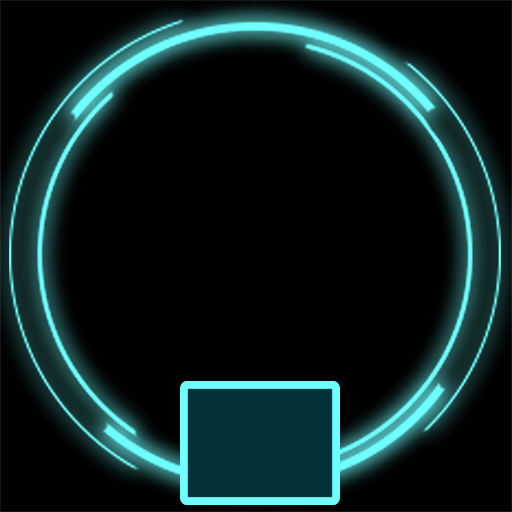
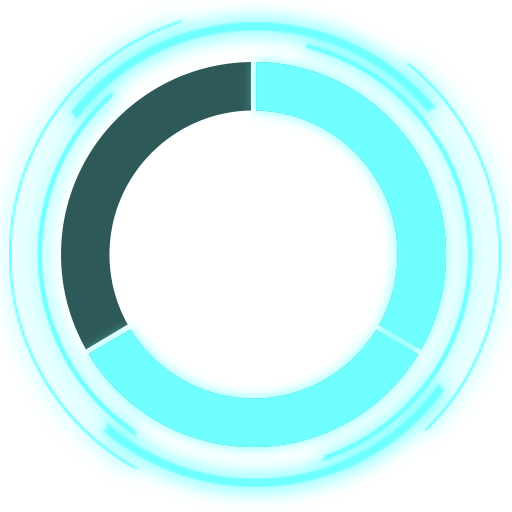
Layers edited between the first and the second (512, 512) image:
removed layer "Rounded Rectangle 1" over [180,381,340,505]
added group "Ranks" with 15 layers above "Rings" over [45,46,462,464]
added group "RankB" (1st of 2, in "Ranks") with 2 layers in group "Ranks" over [75,46,462,463]
added layer "RankB" (2nd of 2, in "Ranks" › "RankB") in group "RankB" over [87,62,446,447]
added layer "RankB Glow" in group "RankB" over [75,46,462,463]
added group "NoRank" with 1 layers in group "Ranks" over [61,62,446,447]
added layer "Ellipse 1 copy 4" (95%) in group "NoRank" over [61,62,446,447]
hid "Layer 4", painted on it over [0,0,512,512]
